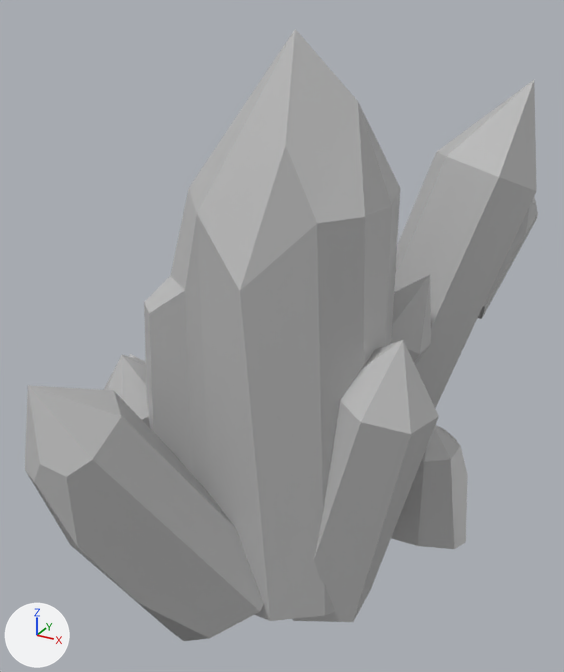
Renders of the FBX model Gnomepunk/Assets/Models/crystal cluster_03.fbx from each side of a commit.
Camera for both pictures: a camera (50 mm lens) standing at (4.974, -5.357, 0.962) and looking at (4.346, -4.216, 0.392). The lights are fixed; the arrows at lower left show +X, +Y and +Z. Where no turn or scale is listed for an object, it has been applied to the vertices.
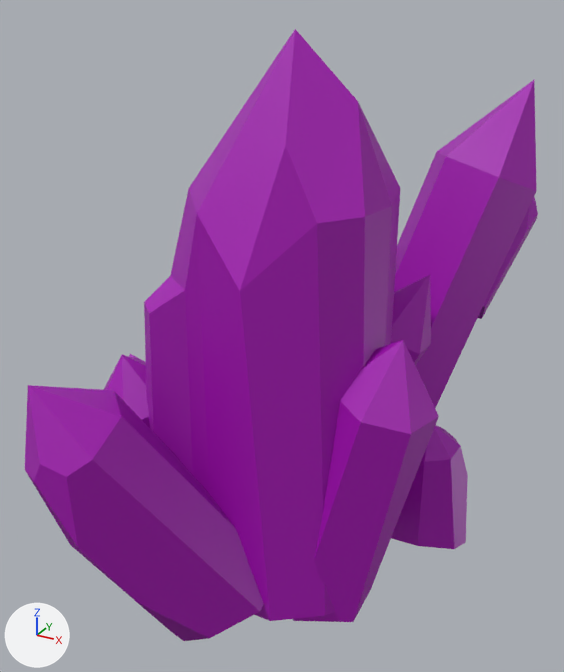
What differs and where, as boxes (x1, y1, x2, y2) in the pictures (564 x 672 px):
'pCylinder21', surface changed (grey to purple): (25, 29, 538, 641) in both

What changed in the scene script:
```text
Add img_texture_png:
    img_texture_png = load_image('Texture.png', '../Textures/Texture.png', 512, 512, 'sRGB')
Change mat_lambert1:
    remove mat_lambert1.base_color = (0.5, 0.5, 0.5)  # grey #bcbcbc
    add mat_lambert1.texture = img_texture_png
Change me_mesh:
    where me_mesh.from_pydata(...)  # 207 vertices, 225 faces; spans x -0.343..0.364, y -0.496..0.519, z -0.033..0.957
    used by ob_pcylinder21; location = (4.329, -4.216, -0.042)
    me_mesh part 1: texture (UV) coordinates of 225 of 225 faces, centred in x -0.333..0.343, y -0.49..0.515, z -0.016..0.817, changed; they spanned u 0.36..0.66, v 0.0..1.0 and now span u 0.41..0.47, v 0.31..0.37
```
